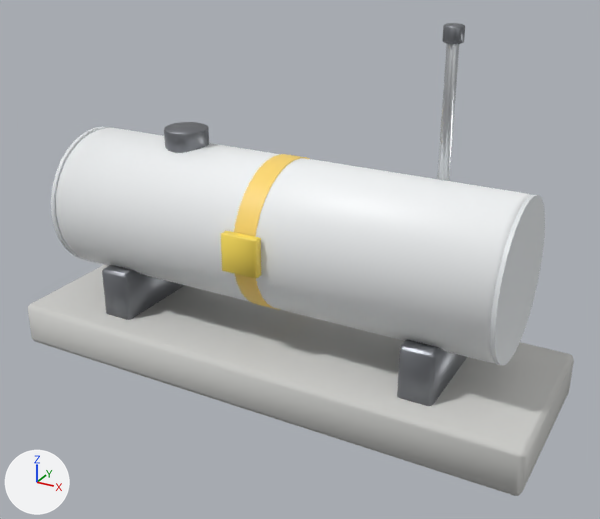
The glTF model game/assets/models/made/diesel_tank.glb as it was, and as the next commit left it.
Both versions are drawn from a 50 mm lens placed at (2.04, -3.54, 2.45), pointed at (0.13, -0.06, 0.71). Every picture has the same lights, and +X, +Y and +Z are marked at lower left. The first picture is the older version. Vertices at exactly the same position are counted once.

In view in the first picture: 'Body'.
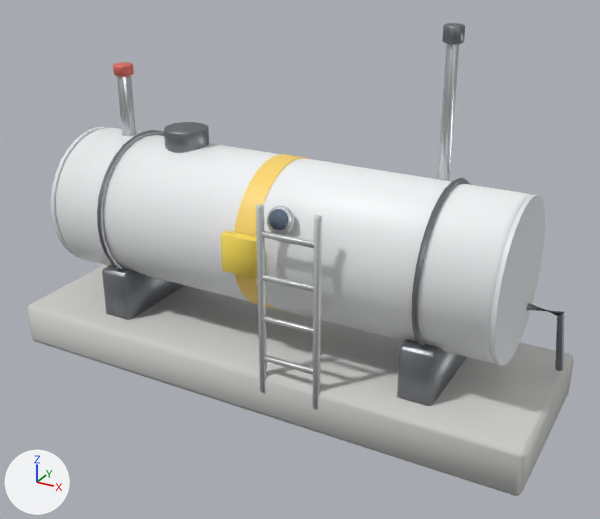
Pixel boxes [x1, y1, x2, y2] of what changed, in the pictures (600 x 519 px):
part 1 of me_cube, added
    after: [97, 130, 164, 269]
part 2 of me_cube, added
    after: [412, 178, 471, 347]
part 3 of me_cube, added
    after: [267, 206, 294, 235]
part 4 of me_cube, added
    after: [117, 76, 136, 136]
part 5 of me_cube, added
    after: [269, 209, 288, 230]
part 6 of me_cube, added
    after: [256, 204, 267, 393]
part 7 of me_cube, added
    after: [312, 215, 322, 409]
part 8 of me_cube, added
    after: [264, 355, 313, 375]
part 9 of me_cube, added
    after: [263, 315, 313, 334]
part 10 of me_cube, added
    after: [262, 274, 313, 292]
part 11 of me_cube, added
    after: [262, 231, 314, 248]
part 12 of me_cube, added
    after: [113, 62, 134, 77]
part 13 of me_cube, added
    after: [527, 303, 564, 371]

Patch to the scene script:
```diff
--- a/game/assets/models/made/diesel_tank.glb.py
+++ b/game/assets/models/made/diesel_tank.glb.py
@@ me_cube @@
-me_cube.from_pydata(...)  # 984 vertices, 1924 faces; spans x -1.48..1.48, y -0.49..0.49, z -0.12..1.79
+me_cube.from_pydata(...)  # 2132 vertices, 4164 faces; spans x -1.48..1.48, y -0.49..0.49, z -0.12..1.79
+# me_cube part 1: a new loose piece, a torus around x (ring radius 0.41, tube radius 0.015) spanning x -0.913..-0.887, y -0.425..0.425, z 0.27..1.12, in mat_dark_steel (grey #818489)
+# me_cube part 2: a new loose piece, a torus around x (ring radius 0.41, tube radius 0.015) spanning x 0.887..0.913, y -0.425..0.425, z 0.27..1.12, in mat_dark_steel (grey #818489)
+# me_cube part 3: the loose piece of 96 vertices spanning x -0.72..-0.48, y -0.12..0.12, z 1.07..1.18 is copied, and the copy is multiplied about its middle by the matrix ((0.572, 0.0, 0.0), (0.0, 0.196, -0.191), (0.0, 0.537, 0.07)), then moved by (0.8, -0.38, -0.2), in mat_steel (light grey #ced1d4); it spans x 0.13..0.27, y -0.41..-0.35, z 0.86..0.99
+# me_cube part 4: the loose piece of 140 vertices spanning x 0.77..0.83, y 0.12..0.18, z 1.02..1.73 is copied, and the copy is scaled about its middle by (1.36, 1.36, 0.491), then moved by (-1.8, -0.15, -0.12); it spans x -1.04..-0.96, y -0.04..0.04, z 1.08..1.43
+# me_cube part 5: the loose piece of 96 vertices spanning x -0.72..-0.48, y -0.12..0.12, z 1.07..1.18 is copied, and the copy is multiplied about its middle by the matrix ((0.395, 0.0, 0.0), (0.0, 0.135, -0.227), (0.0, 0.371, 0.082)), then moved by (0.8, -0.4, -0.19), in mat_screen (dark blue #59697c); it spans x 0.15..0.25, y -0.43..-0.36, z 0.89..0.98
+# me_cube part 6: the loose piece of 56 vertices spanning x -0.1..0.1, y -0.44..-0.39, z 0.62..0.83 is copied, and the copy is multiplied about its middle by the matrix ((0.125, 0.0, 0.0), (0.0, 0.552, 0.0), (0.0, 0.0, 5.116)), then moved by (0.15, -0.06, -0.2), in mat_galvanised (light grey #d4d7d7); it spans x 0.14..0.17, y -0.49..-0.47, z 0.02..1.02
+# me_cube part 7: the loose piece of 56 vertices spanning x -0.1..0.1, y -0.44..-0.39, z 0.62..0.83 is copied, and the copy is multiplied about its middle by the matrix ((0.125, 0.0, 0.0), (0.0, 0.552, 0.0), (0.0, 0.0, 5.116)), then moved by (0.45, -0.06, -0.2), in mat_galvanised (light grey #d4d7d7); it spans x 0.44..0.46, y -0.49..-0.47, z 0.02..1.02
+# me_cube part 8: the loose piece of 56 vertices spanning x -0.1..0.1, y -0.44..-0.39, z 0.62..0.83 is copied, and the copy is scaled about its middle by (1.52, 0.464, 0.105), then moved by (0.3, -0.06, -0.5), in mat_galvanised (light grey #d4d7d7); it spans x 0.15..0.45, y -0.49..-0.47, z 0.21..0.24
+# me_cube part 9: the loose piece of 56 vertices spanning x -0.1..0.1, y -0.44..-0.39, z 0.62..0.83 is copied, and the copy is scaled about its middle by (1.52, 0.464, 0.105), then moved by (0.3, -0.06, -0.28), in mat_galvanised (light grey #d4d7d7); it spans x 0.15..0.45, y -0.49..-0.47, z 0.43..0.46
+# me_cube part 10: the loose piece of 56 vertices spanning x -0.1..0.1, y -0.44..-0.39, z 0.62..0.83 is copied, and the copy is scaled about its middle by (1.52, 0.464, 0.105), then moved by (0.3, -0.06, -0.06), in mat_galvanised (light grey #d4d7d7); it spans x 0.15..0.45, y -0.49..-0.47, z 0.65..0.68
+# me_cube part 11: the loose piece of 56 vertices spanning x -0.1..0.1, y -0.44..-0.39, z 0.62..0.83 is copied, and the copy is scaled about its middle by (1.52, 0.464, 0.105), then moved by (0.3, -0.06, 0.16), in mat_galvanised (light grey #d4d7d7); it spans x 0.15..0.45, y -0.49..-0.47, z 0.87..0.9
+# me_cube part 12: a new loose piece of 72 vertices spanning x -1.05..-0.94, y -0.05..0.05, z 1.43..1.49, in mat_red_paint (red #e16f65)
+# me_cube part 13: a new loose piece of 24 vertices spanning x 1.25..1.47, y 0.18..0.22, z 0.17..0.5, in mat_dark_steel (grey #818489)
 me_cube.materials.append(mat_concrete)
@@ me_cube @@
 me_cube.materials.append(mat_hazard)
+me_cube.materials.append(mat_screen)  # dark blue #59697c
+me_cube.materials.append(mat_red_paint)  # red #e16f65
+me_cube.materials.append(mat_galvanised)  # light grey #d4d7d7
```
